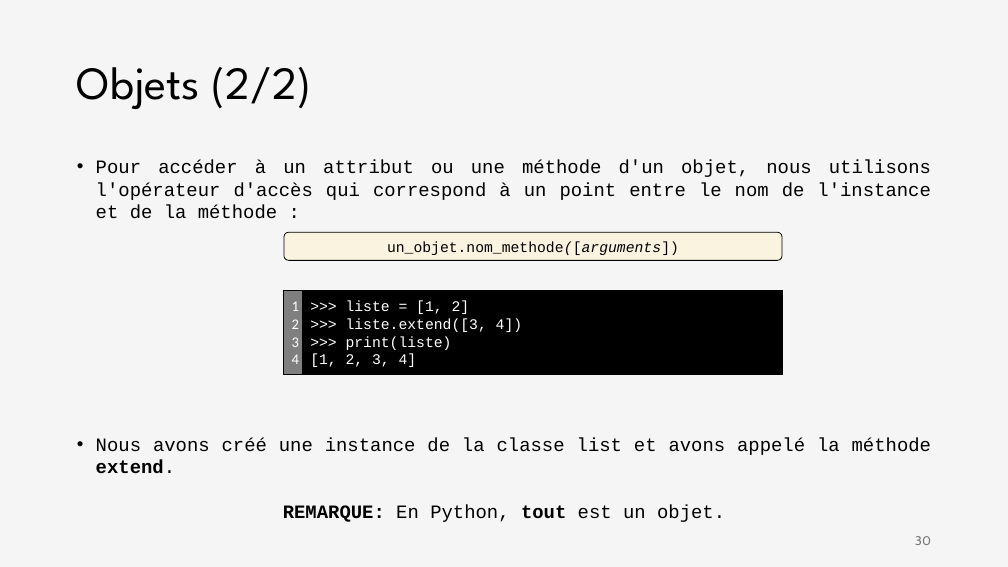
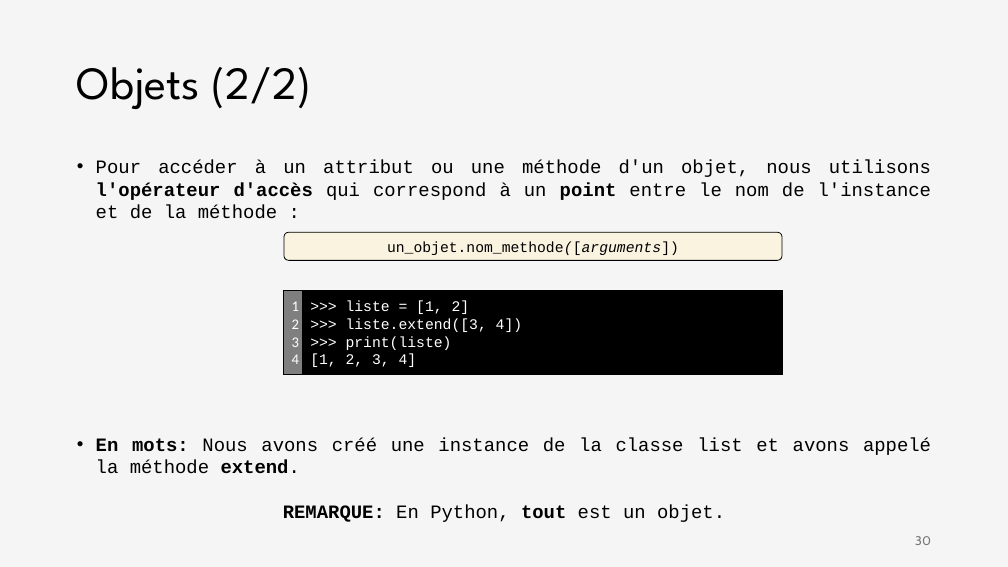
Before and after one commit to iannickgagnon/sagedays_iannick_2026, a slide deck: slide 30 of python_1/presentation_python_1.pptx. Drawn at 1008x567 pixels with LibreOffice and Linux fonts; fonts in the diff are those of the drawing. Boxes give left, top, right and bottom in pixels: in the first picture for what was removed or moved away, otherwise in the second. Text is boxed around its words. In the diff, an @@ line names an element or a change of style, - is before the commit and + after.

```diff
--- a/python_1/presentation_python_1.pptx
+++ b/python_1/presentation_python_1.pptx
@@ text at [96,160,931,219]: bold on in "l'opérateur d'accès point" @@
@@ text at [96,438,931,474]: text changed @@
-• Nous avons créé une instance de la classe list et avons appelé la méthode extend.
+• En mots: Nous avons créé une instance de la classe list et avons appelé la méthode extend.
```
Also in this commit, not shown: 3 other slides changed, 1 slide added.
